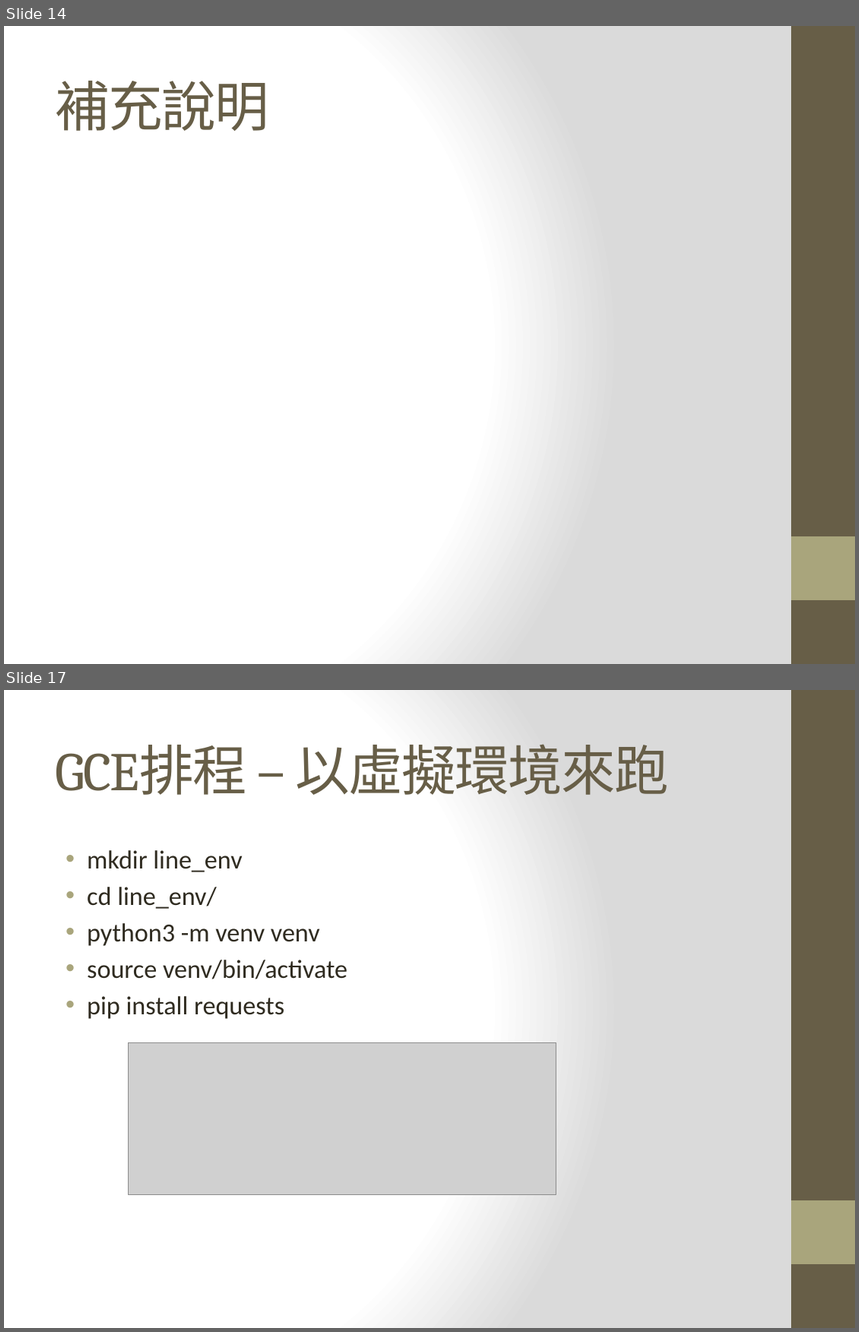
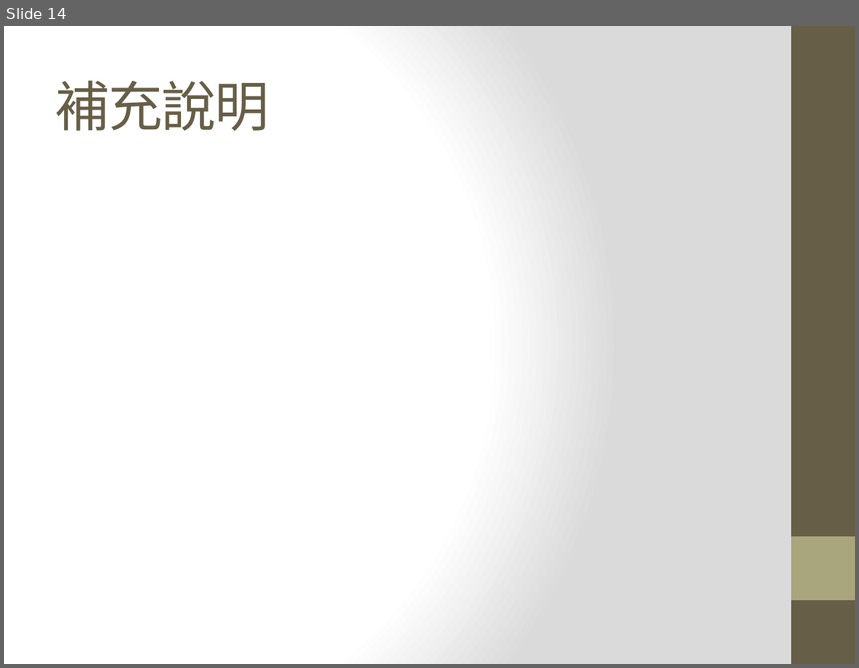
Before and after one commit to maloyang/KH20200704_Python_Basic_and_ML, a slide deck: Day3/Day3-3.pptx. Shown one above the other, each under a label of ours: slides 14 and 17 before the commit, slide 14 after it; the slides between them are not shown. The pictures are 859x1332 and 859x668 pixels, drawn with LibreOffice and Linux fonts; fonts in the diff are those of the drawing; grey boxes stand for pictures. Boxes give left, top, right and bottom in pixels: in the first picture for what was removed or moved away, otherwise in the second. Text is boxed around its words. In the diff, an @@ line names an element or a change of style, - is before the commit and + after.

```diff
--- a/Day3/Day3-3.pptx
+++ b/Day3/Day3-3.pptx
@@ slide 17 removed at (x1=4, y1=690, x2=855, y2=1328), background gradient #FFFFFF to #DADADA; not listed: 2 template elements that a slide beside it also shows @@
@@ title removed at (x1=55, y1=744, x2=669, y2=795) @@
-GCE排程 – 以虛擬環境來跑
@@ text removed at (x1=87, y1=850, x2=348, y2=1019) @@
-• mkdir line_env
-• cd line_env/
-• python3 -m venv venv
-• source venv/bin/activate
-• pip install requests
@@ picture removed at (x1=129, y1=1043, x2=557, y2=1195) @@
```
Also in this commit, not shown: 3 slides changed, 1 slide added, 2 other slides removed, 2 other files.
